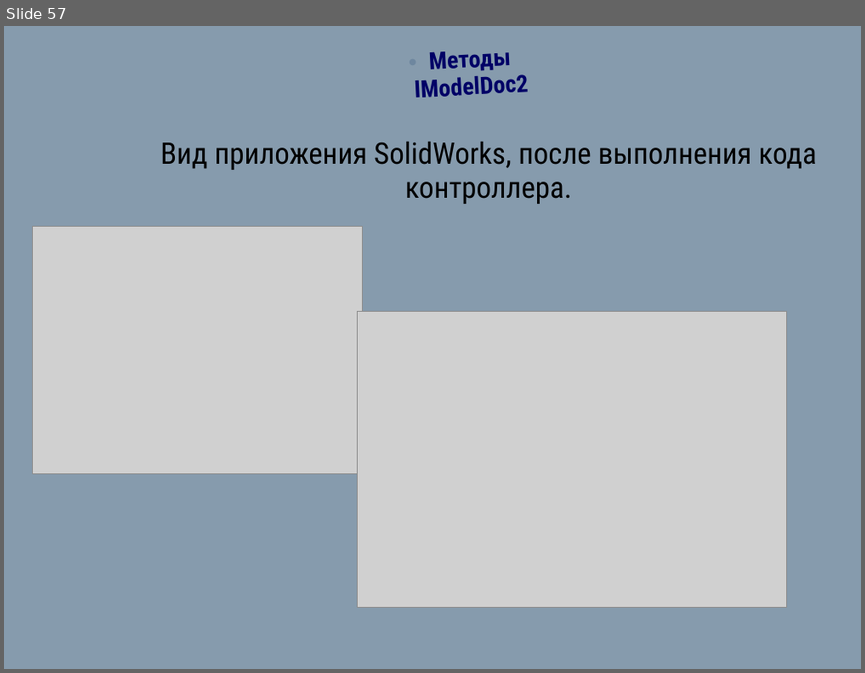
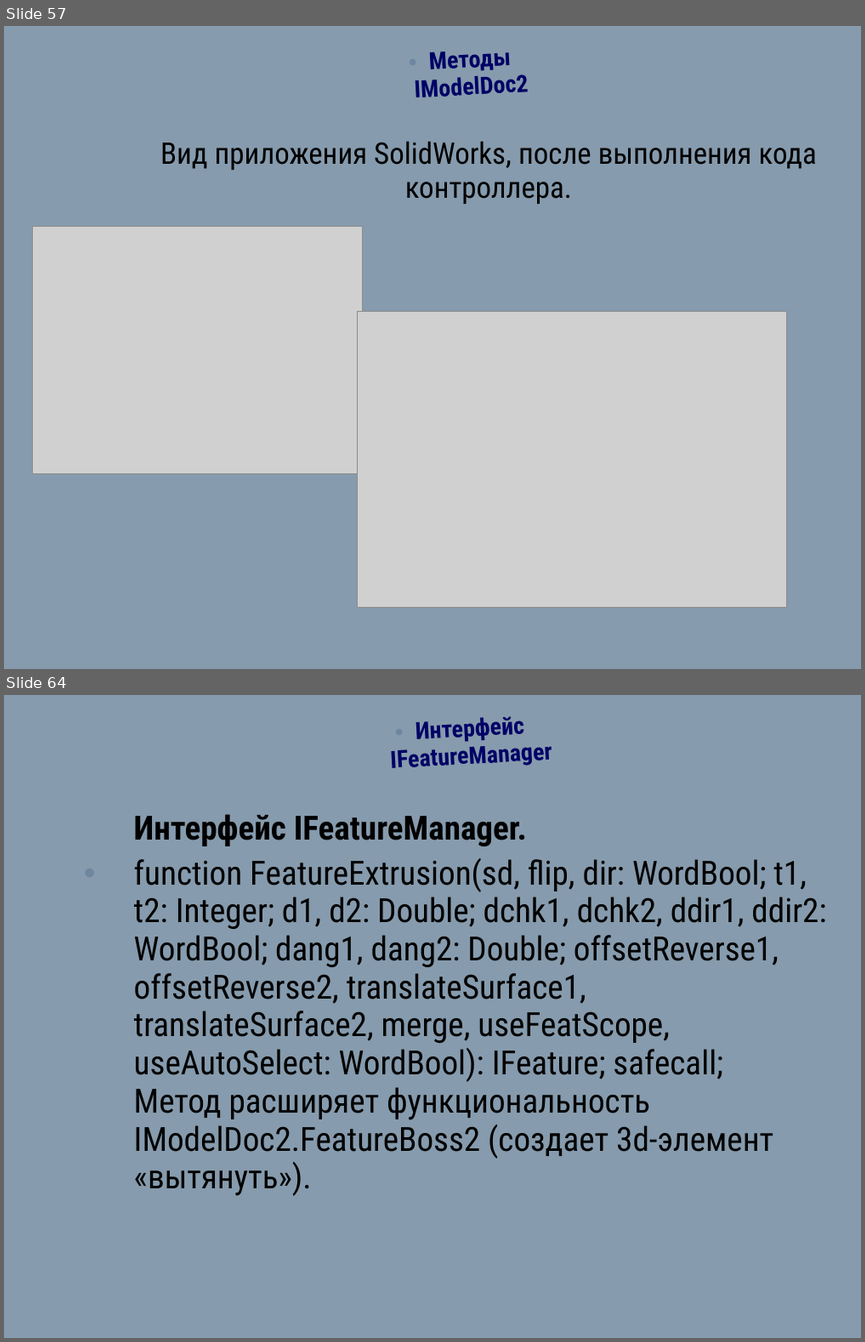
Before and after one commit to a-vodka/ics, a slide deck: sm1_lc05_ics.pptx. Shown one above the other, each under a label of ours: slide 57 before the commit, slides 57 and 64 after it; the slides between them are not shown. The pictures are 865x673 and 865x1342 pixels, drawn with LibreOffice and Linux fonts; fonts in the diff are those of the drawing; grey boxes stand for pictures; background and template pictures are left out. Boxes give left, top, right and bottom in pixels: in the first picture for what was removed or moved away, otherwise in the second. Text is boxed around its words. In the diff, an @@ line names an element or a change of style, - is before the commit and + after.

```diff
--- a/sm1_lc05_ics.pptx
+++ b/sm1_lc05_ics.pptx
@@ slide 64 added at (4, 695, 861, 1338), background picture (left out) @@
@@ text added at (391, 716, 552, 768), 20 pt, text #000066, bold @@
+• Интерфейс IFeatureManager
@@ text added at (134, 814, 826, 1196), 28 pt, text #000000 @@
+Интерфейс IFeatureManager.
+• function FeatureExtrusion(sd, flip, dir: WordBool; t1, t2: Integer; d1, d2: Double; dchk1, dchk2, ddir1, ddir2: WordBool; dang1, dang2: Double; offsetReverse1, offsetReverse2, translateSurface1, translateSurface2, merge, useFeatScope, useAutoSelect: WordBool): IFeature; safecall;
+  Метод расширяет функциональность IModelDoc2.FeatureBoss2 (создает 3d-элемент «вытянуть»).
```
Also in this commit, not shown: 47 other slides added, 4 other files.
